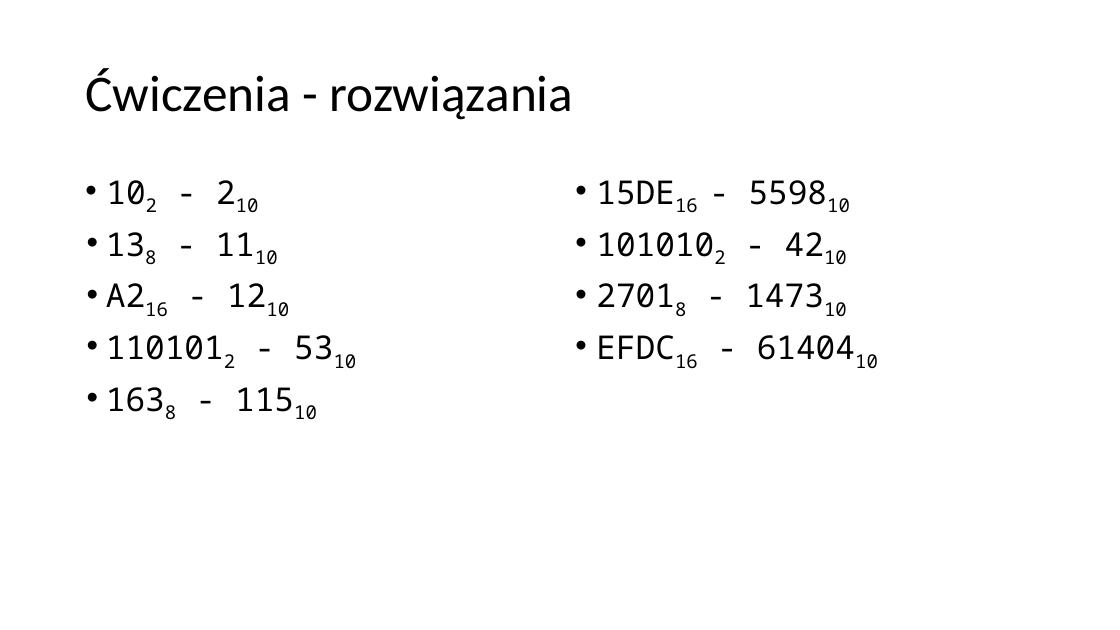
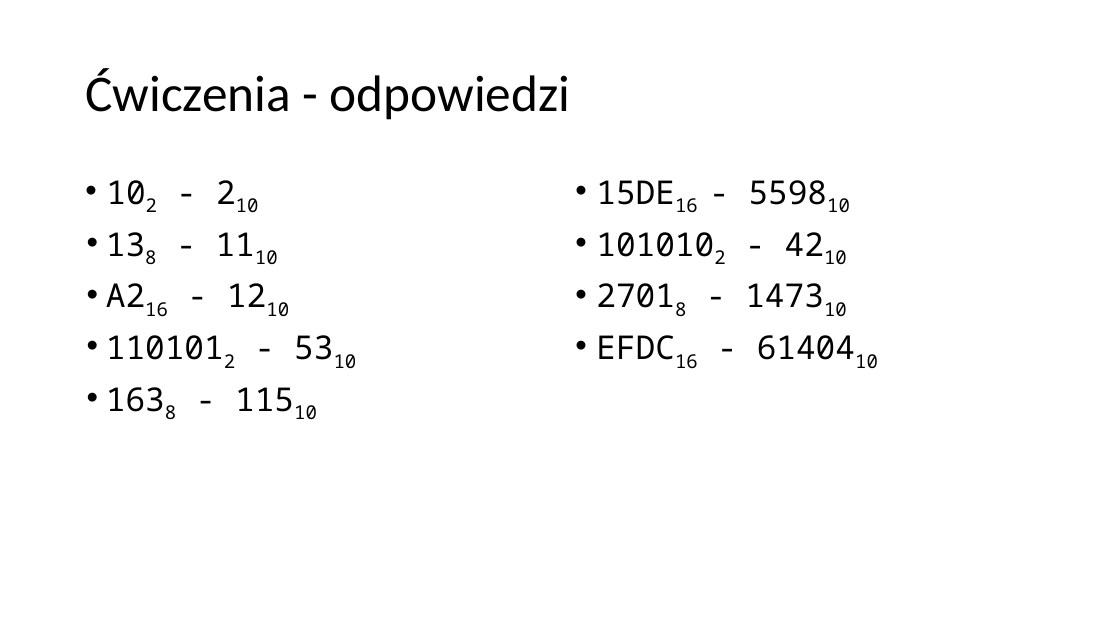
Before and after one commit to blackbat13/cs-lut, a slide deck: slide 13 of Systemy liczbowe/Systemy liczbowe.pptx. Drawn at 1120x630 pixels with LibreOffice and Linux fonts; fonts in the diff are those of the drawing. Boxes give left, top, right and bottom in pixels: in the first picture for what was removed or moved away, otherwise in the second. Text is boxed around its words. In the diff, an @@ line names an element or a change of style, - is before the commit and + after.

```diff
--- a/Systemy liczbowe/Systemy liczbowe.pptx
+++ b/Systemy liczbowe/Systemy liczbowe.pptx
@@ title at box(85, 68, 571, 120): text changed @@
-Ćwiczenia - rozwiązania
+Ćwiczenia - odpowiedzi
```
Also in this commit, not shown: 10 other files.
